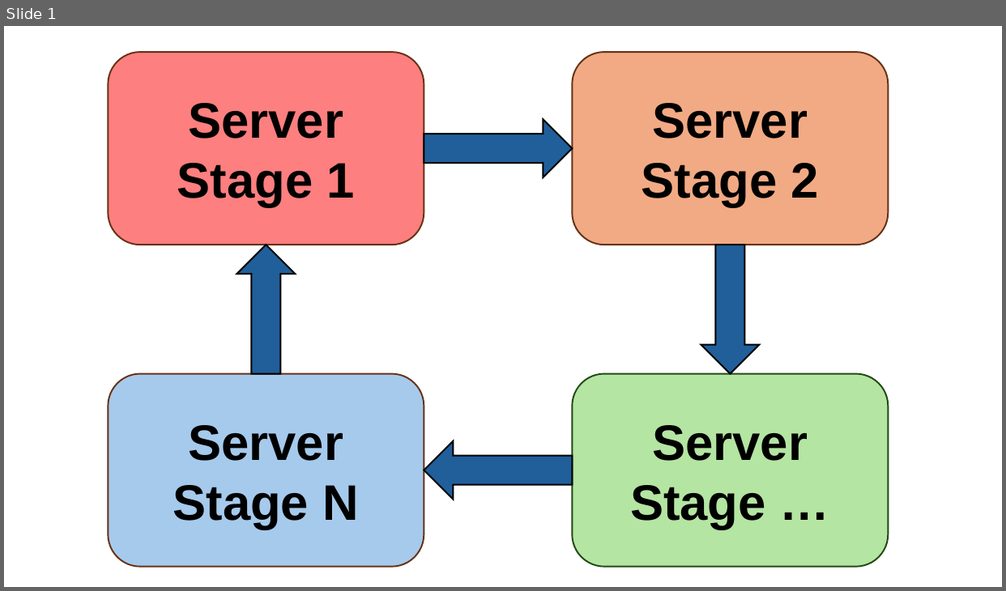
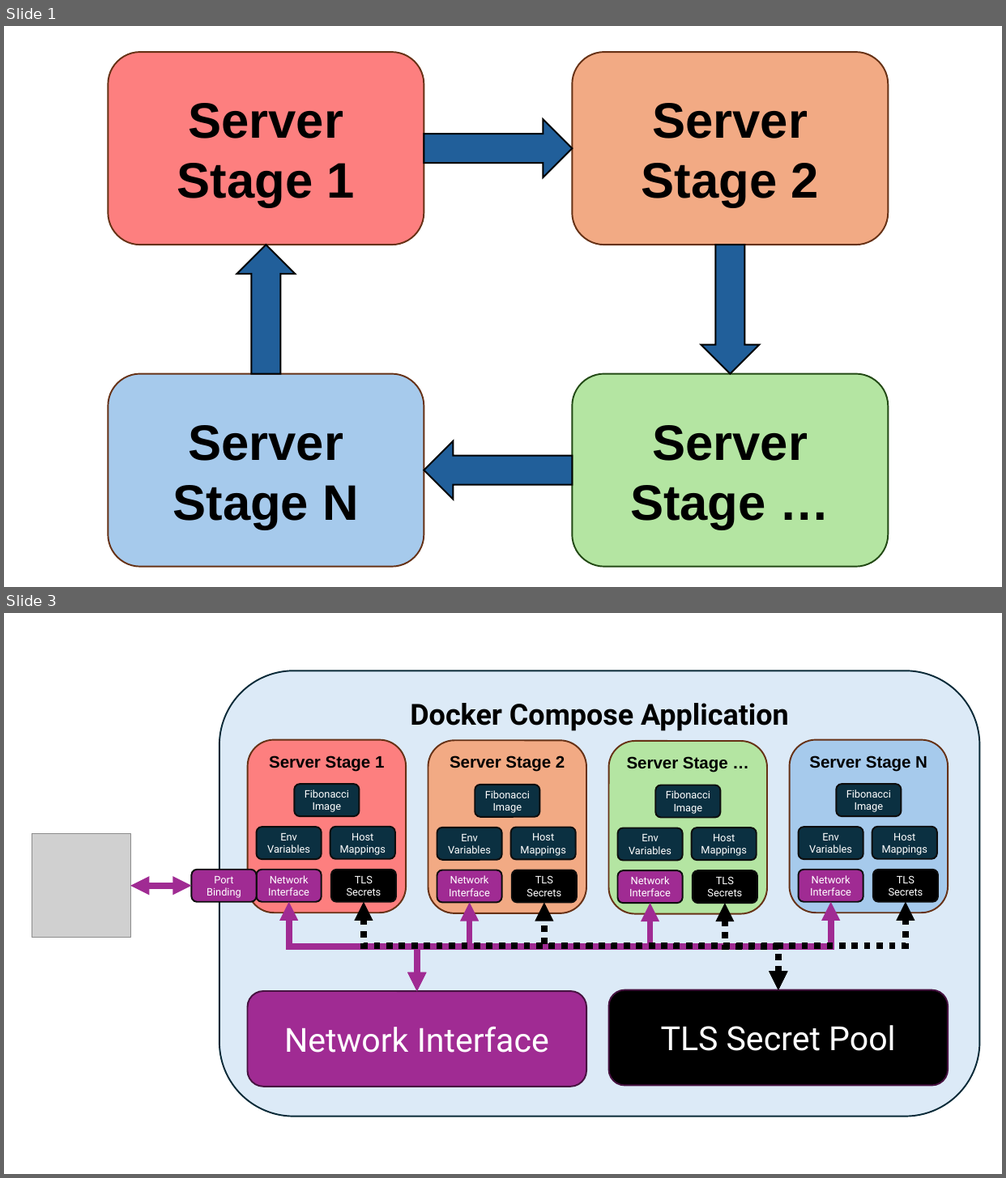
Before and after one commit to laoluadewoye/Run-Fibonacci, a slide deck: extra_materials/Run Fibonacci Graphs.pptx. Shown one above the other, each under a label of ours: slide 1 before the commit, slides 1 and 3 after it; the slides between them are not shown. The pictures are 1006x591 and 1006x1178 pixels, drawn with LibreOffice and Linux fonts; fonts in the diff are those of the drawing; grey boxes stand for pictures. Boxes give left, top, right and bottom in pixels: in the first picture for what was removed or moved away, otherwise in the second. Text is boxed around its words. In the diff, an @@ line names an element or a change of style, - is before the commit and + after.

Commit message:
Updated graphics. Filled in use case one readme. Updated fibonacci image test python program to specify base folder.

```diff
--- a/extra_materials/Run Fibonacci Graphs.pptx
+++ b/extra_materials/Run Fibonacci Graphs.pptx
@@ slide 3 added at <box>4,613,1002,1174</box>, background #FFFFFF @@
@@ rounded rectangle added at <box>219,671,980,1117</box>, fill #DCEAF7, outline #092A39 1.5 pt, 28 pt, text #000000, bold @@
+Docker Compose Application
@@ picture added at <box>32,834,130,938</box> @@
@@ rounded rectangle added at <box>191,870,256,902</box>, fill #A02B93, outline #0D0D0D 1.5 pt, 10 pt, text #FFFFFF @@
+Port Binding
@@ double arrow added from (130, 885) to (191, 885), #A02B93 6 pt @@
@@ group added at <box>247,740,948,1086</box>: 26 rounded rectangles, 8 elbow double arrows @@
+Server Stage 1
+Fibonacci Image
+Env Variables
+Host Mappings
+TLS Secrets
+Network Interface
+Server Stage 2
+Fibonacci Image
+Env Variables
+Host Mappings
+TLS Secrets
+Network Interface
+Server Stage …
+Fibonacci Image
+Env Variables
+Host Mappings
+TLS Secrets
+Network Interface
+Server Stage N
+Fibonacci Image
+Env Variables
+Host Mappings
+TLS Secrets
+Network Interface
+TLS Secret Pool
+Network Interface
```
Also in this commit, not shown: 1 slide changed, 6 other files.
